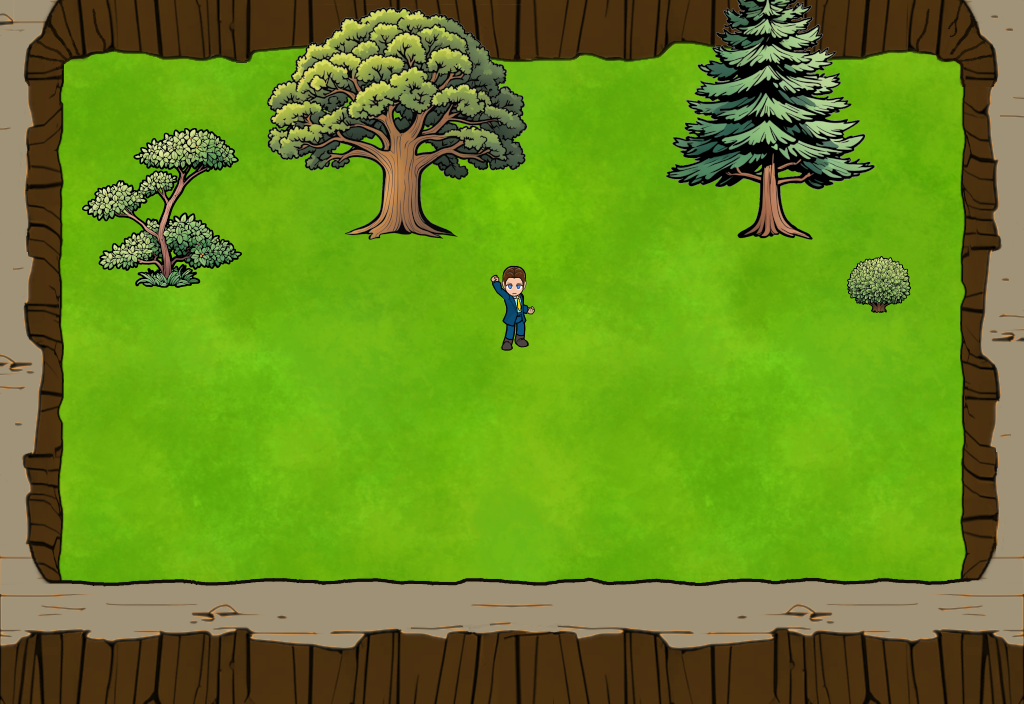
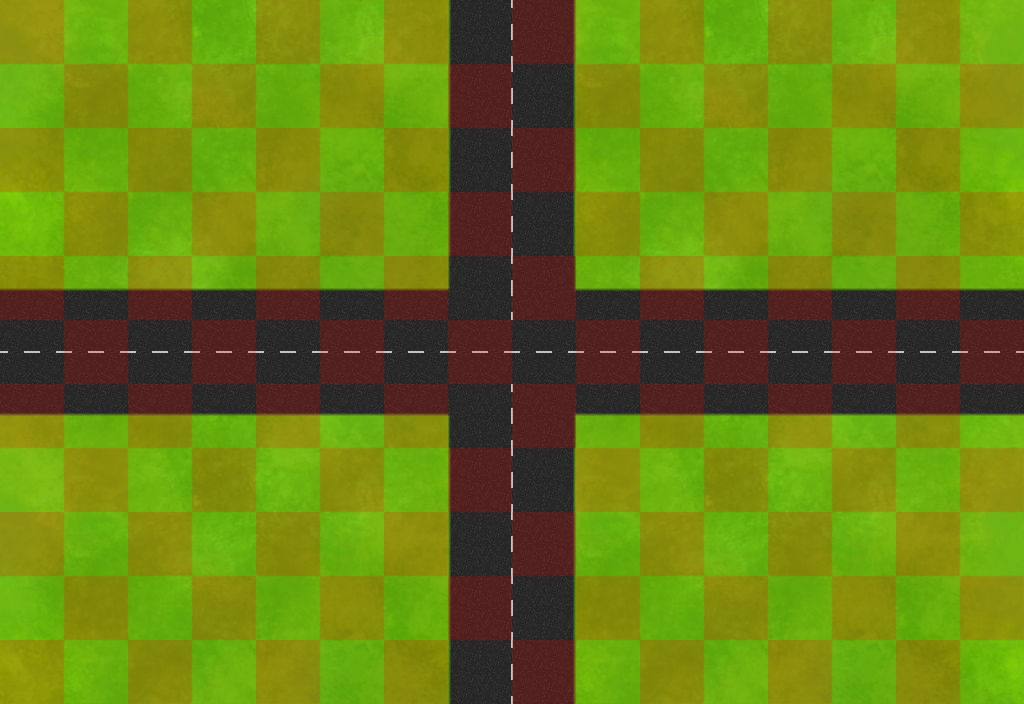
Layer changes from the first (1024, 704) image to the second:
added layer "grid" above "wonky_tree.png" over [0, 0, 1024, 704]
hid "wonky_tree.png" over [82, 128, 242, 288]
hid "oak_tree.png" over [267, 4, 527, 240]
hid "pine_tree.png" over [666, 0, 875, 240]
hid "shrub.png" over [847, 256, 911, 313]
hid "top-right" over [908, 0, 1024, 87]
hid "top-left" over [0, 0, 114, 87]
hid "lower-right" over [966, 543, 1024, 704]
hid "lower-left" over [0, 543, 58, 704]
hid "bottom" over [0, 576, 1024, 704]
hid "right" over [960, 0, 1024, 704]
hid "left" over [0, 0, 64, 704]
hid "top" over [0, 0, 1024, 63]
hid "adam_rejoice_s.png" over [490, 265, 535, 351]
added layer "intersection" above "T" over [448, 256, 576, 448]
added layer "T" above "roads" over [448, 256, 512, 448]
added layer "roads" above "plain_bg.png" over [0, 0, 1024, 704]
